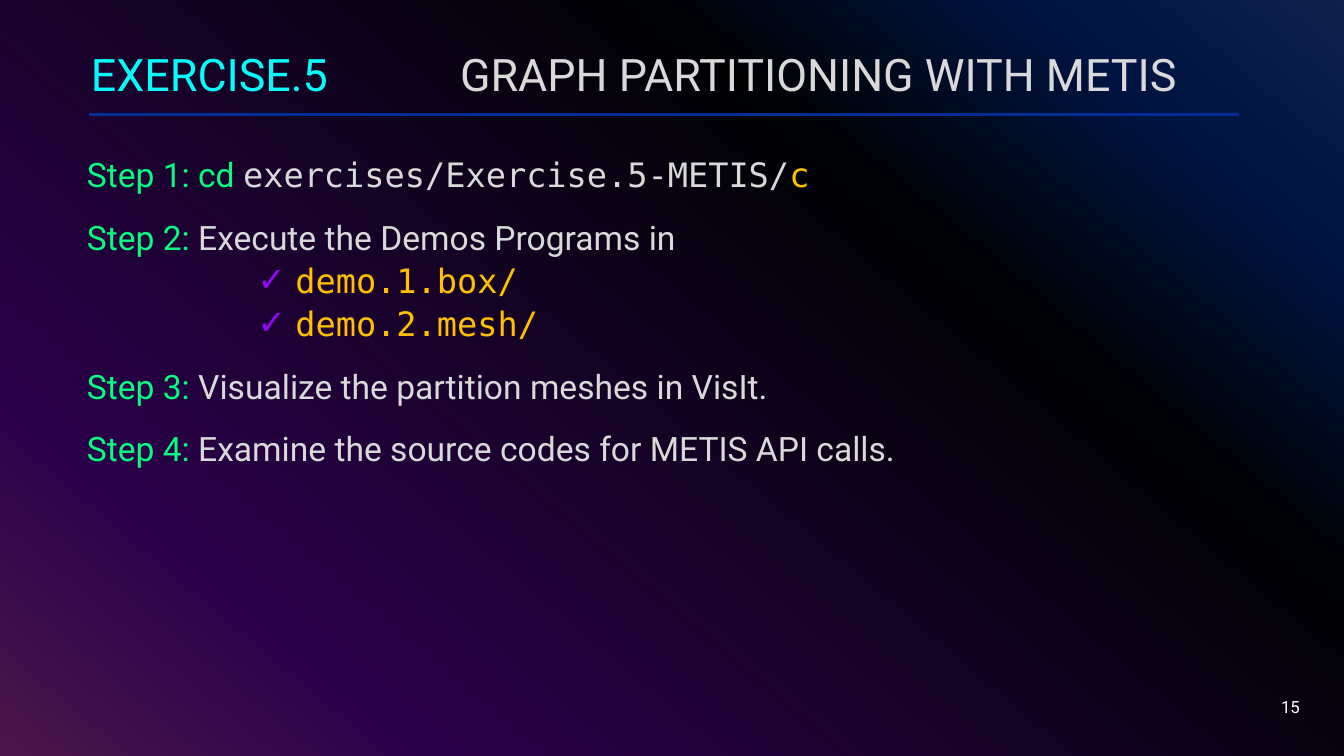
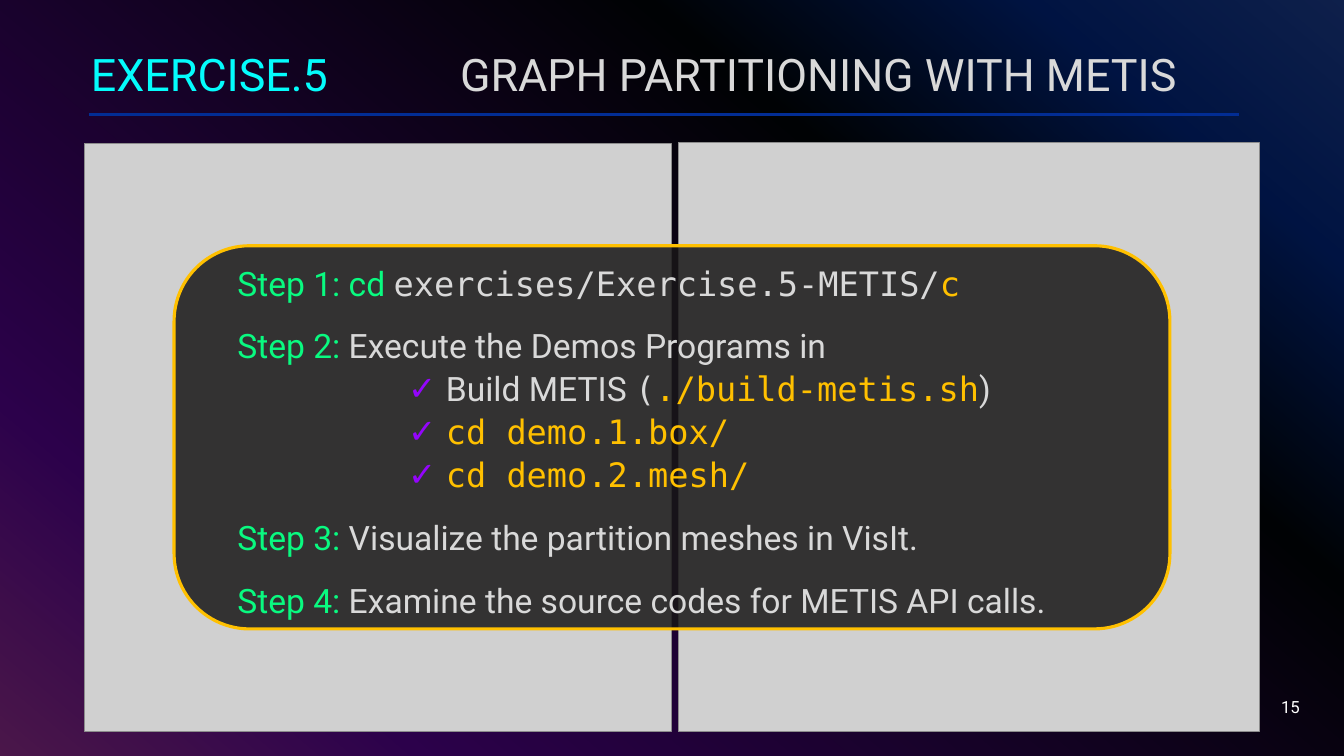
Before and after one commit to ackirby88/IHPCSS2024-mpi, a slide deck: slide 15 of slides/IHPCSS24-Track2-MPI-HandsOnExercises.pptx. Drawn at 1344x756 pixels with LibreOffice and Linux fonts; fonts in the diff are those of the drawing; grey boxes stand for pictures. Boxes give left, top, right and bottom in pixels: in the first picture for what was removed or moved away, otherwise in the second. Text is boxed around its words. In the diff, an @@ line names an element or a change of style, - is before the commit and + after.

Commit message:
Add metis images.

```diff
--- a/slides/IHPCSS24-Track2-MPI-HandsOnExercises.pptx
+++ b/slides/IHPCSS24-Track2-MPI-HandsOnExercises.pptx
@@ picture added at [85, 143, 671, 732] @@
@@ picture added at [679, 143, 1259, 733] @@
@@ rounded rectangle "Step 1: cd exercises/Exercise.5-METIS/c": place and size @@
-rounded rectangle "Step 1: cd exercises/Exercise.5-METIS/c" at [87, 161, 894, 468]
+rounded rectangle "Step 1: cd exercises/Exercise.5-METIS/c" at [174, 246, 1171, 629]
@@ rounded rectangle "Step 1: cd exercises/Exercise.5-METIS/c" at [174, 246, 1171, 629]: vertical alignment top to middle; fill none to #181717 at 85% opacity; outline none to #FFC000 2.25 pt @@
@@ text in rounded rectangle at [446, 374, 991, 490]: text changed @@
-        ✓ demo.1.box/
-        ✓ demo.2.mesh/
+        ✓ Build METIS (./build-metis.sh)
+        ✓ cd demo.1.box/
+        ✓ cd demo.2.mesh/
```
